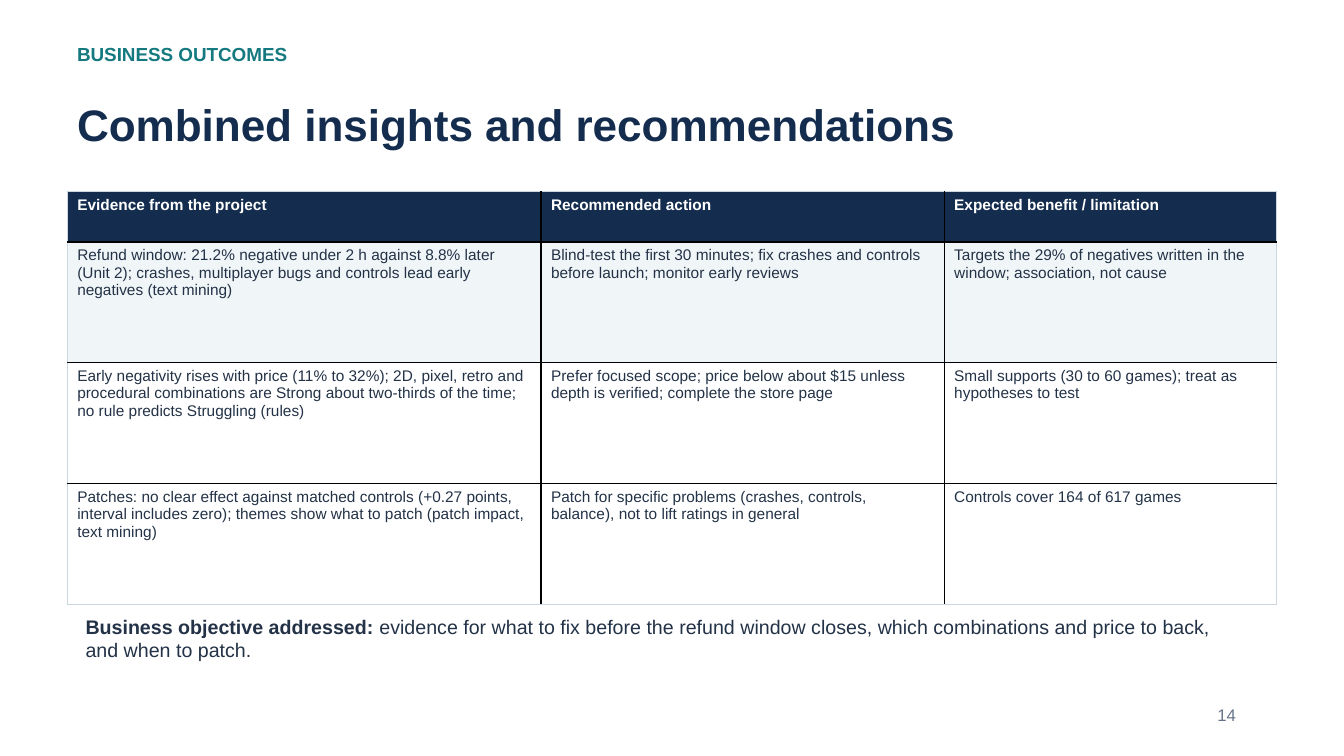
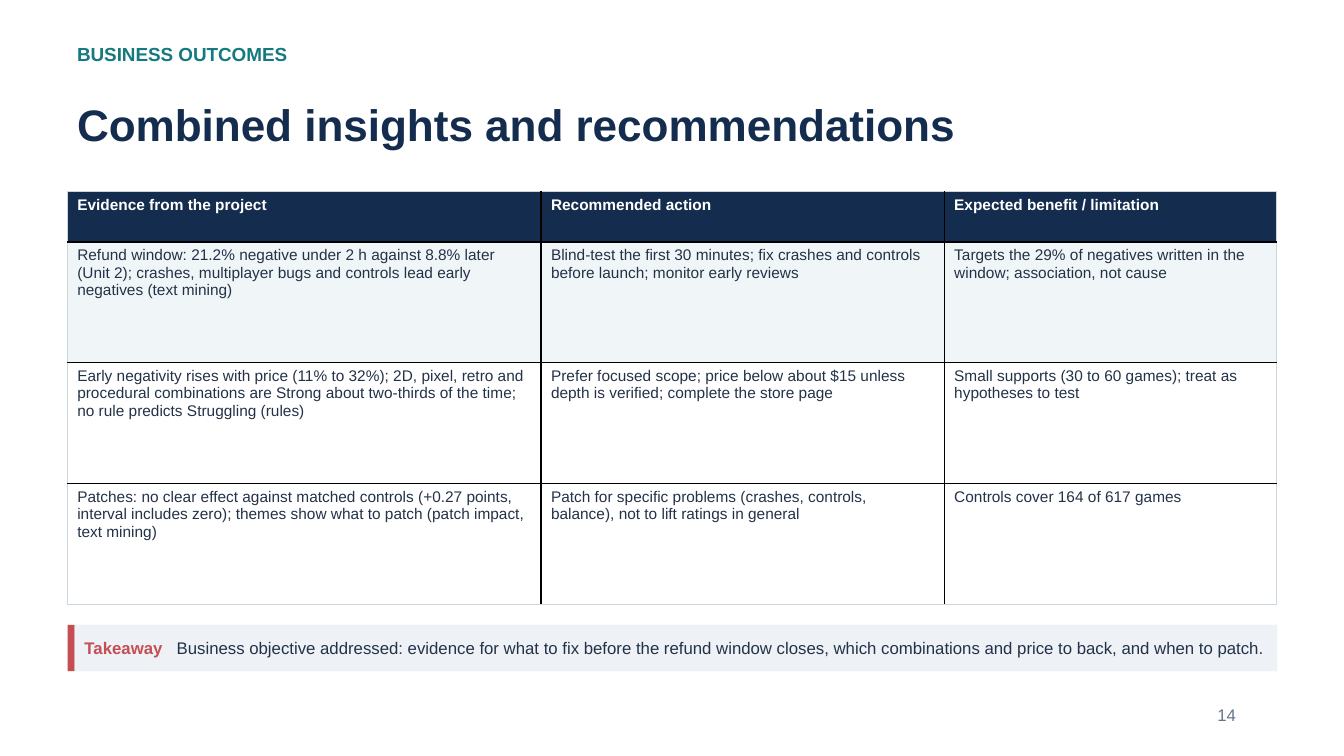
Before and after one commit to Shan713/IndieGuard, a slide deck: slide 14 of slides/review2.pptx. Drawn at 1344x756 pixels with LibreOffice and Linux fonts; fonts in the diff are those of the drawing. Boxes give left, top, right and bottom in pixels: in the first picture for what was removed or moved away, otherwise in the second. Text is boxed around its words. In the diff, an @@ line names an element or a change of style, - is before the commit and + after.

Commit message:
Review 2 slides: Review 1 style explanations and visuals (takeaway strips, method flow diagrams, confusion matrix, rule chart)

```diff
--- a/slides/review2.pptx
+++ b/slides/review2.pptx
@@ rectangle added at bbox=[68, 625, 1277, 671], fill #EEF2F7 @@
@@ rectangle added at bbox=[68, 625, 75, 671], fill #C44E52 @@
@@ rectangle "Takeaway Business objective addressed: evidence ...": place and size @@
-rectangle "Takeaway Business objective addressed: evidence ..." at bbox=[86, 619, 1210, 661]
+rectangle "Takeaway Business objective addressed: evidence ..." at bbox=[75, 625, 1277, 671]
@@ rectangle "Takeaway Business objective addressed: evidence ..." at bbox=[75, 625, 1277, 671]: vertical alignment top to middle; fill none to #EEF2F7 @@
@@ text in rectangle at bbox=[84, 642, 1264, 658]: text changed; size 14 to 12 pt @@
-Business objective addressed: evidence for what to fix before the refund window closes, which combinations and price to back, and when to patch.
+Takeaway Business objective addressed: evidence for what to fix before the refund window closes, which combinations and price to back, and when to patch.
```
Also in this commit, not shown: 11 other slides changed.
